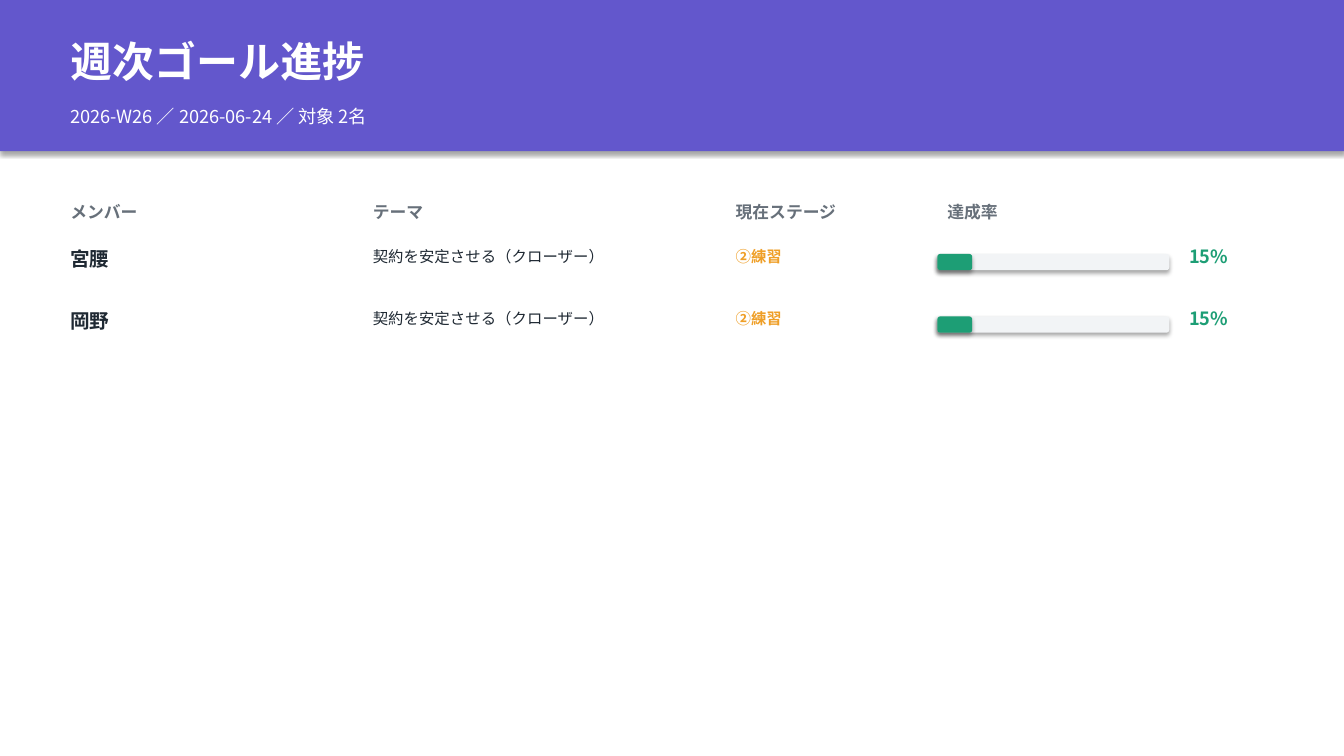
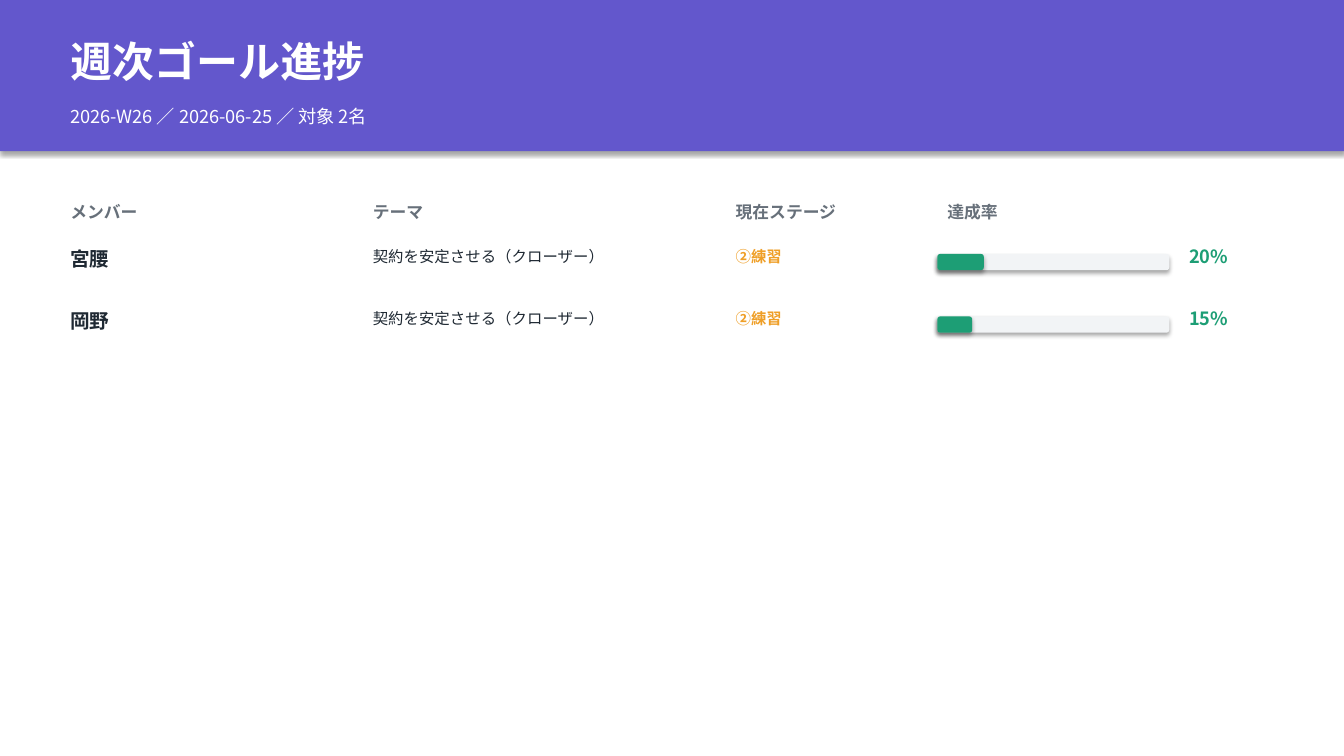
Before and after one commit to MGC-inc/e.l.p-, a slide deck: slide 1 of tools/goalmap/out/週次ゴール進捗_2026-W26.pptx. Drawn at 1344x756 pixels with LibreOffice and Linux fonts; fonts in the diff are those of the drawing. Boxes give left, top, right and bottom in pixels: in the first picture for what was removed or moved away, otherwise in the second. Text is boxed around its words. In the diff, an @@ line names an element or a change of style, - is before the commit and + after.

```diff
--- a/tools/goalmap/out/週次ゴール進捗_2026-W26.pptx
+++ b/tools/goalmap/out/週次ゴール進捗_2026-W26.pptx
@@ text at <box>70,107,367,125</box>: text changed @@
-2026-W26 ／ 2026-06-24 ／ 対象 2名
+2026-W26 ／ 2026-06-25 ／ 対象 2名
@@ rounded rectangle: place and size @@
-rounded rectangle at <box>938,254,972,270</box>
+rounded rectangle at <box>938,254,984,270</box>
@@ text at <box>1189,249,1228,264</box>: text changed @@
-15%
+20%
```
Also in this commit, not shown: 1 other slide changed, 4 other files.
